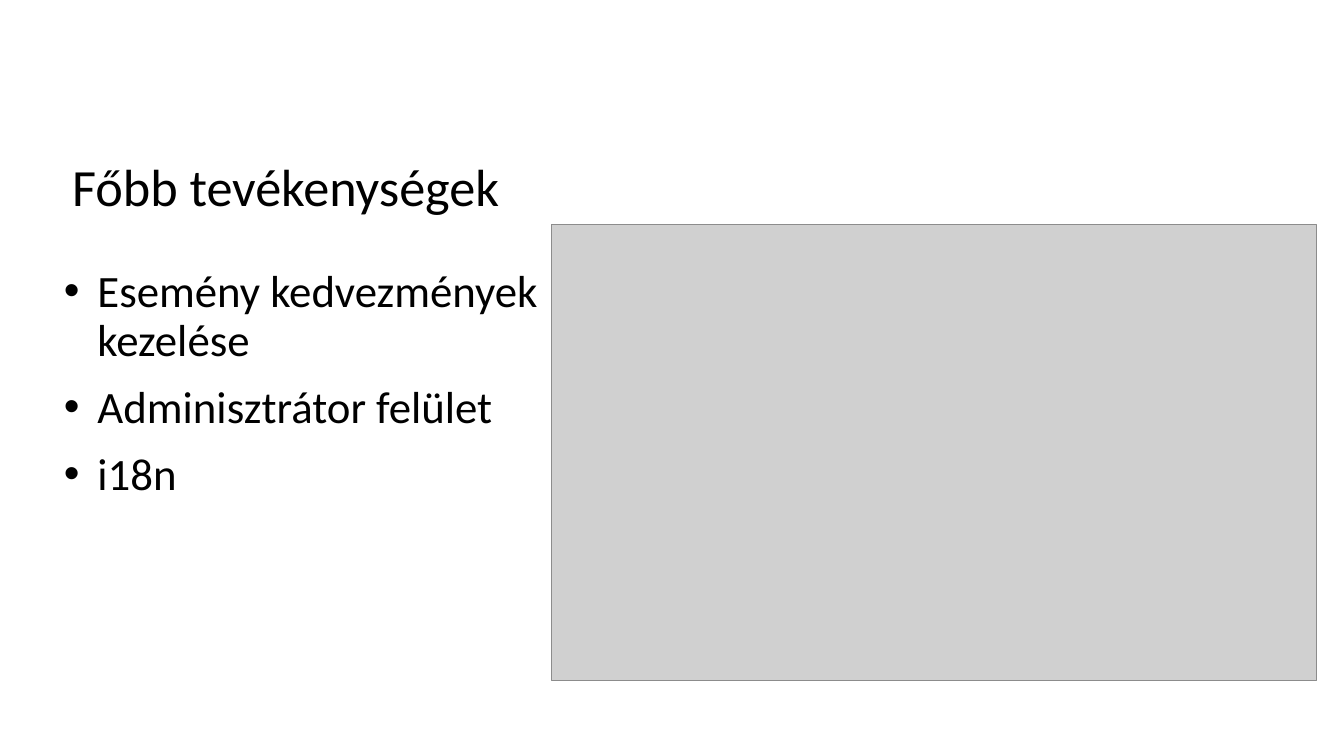
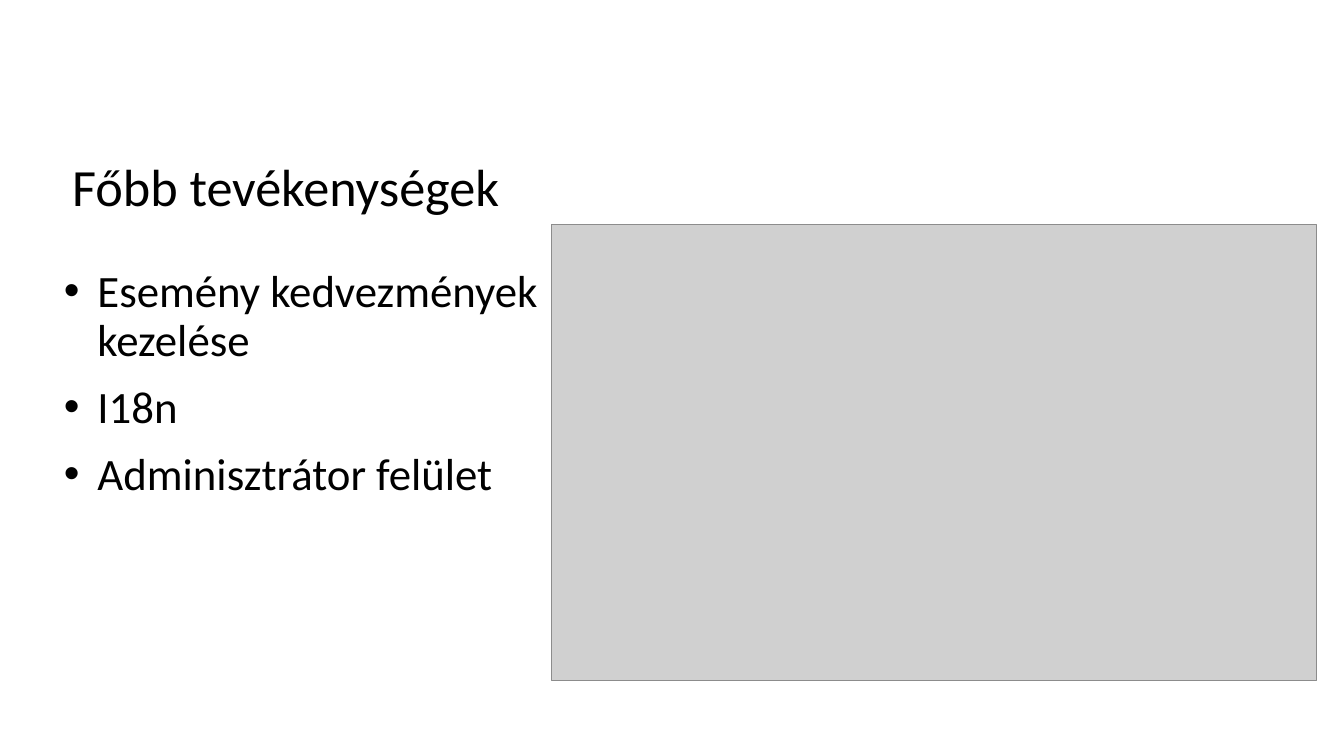
Before and after one commit to schonherz-java-ee-2016-summer/project, a slide deck: slide 4 of presentations/venue/czegenyi_roland/prezi_JAVA_EE_czegenyi_roland.pptx. Drawn at 1344x756 pixels with LibreOffice and Linux fonts; fonts in the diff are those of the drawing; grey boxes stand for pictures; background and template pictures are left out. Boxes give left, top, right and bottom in pixels: in the first picture for what was removed or moved away, otherwise in the second. Text is boxed around its words. In the diff, an @@ line names an element or a change of style, - is before the commit and + after.

```diff
--- a/presentations/venue/czegenyi_roland/prezi_JAVA_EE_czegenyi_roland.pptx
+++ b/presentations/venue/czegenyi_roland/prezi_JAVA_EE_czegenyi_roland.pptx
@@ text at (x1=97, y1=392, x2=177, y2=424): paragraph added @@
+• I18n
@@ text at (x1=97, y1=459, x2=176, y2=491): paragraph removed @@
-• i18n
```
Also in this commit, not shown: 3 other slides changed.
